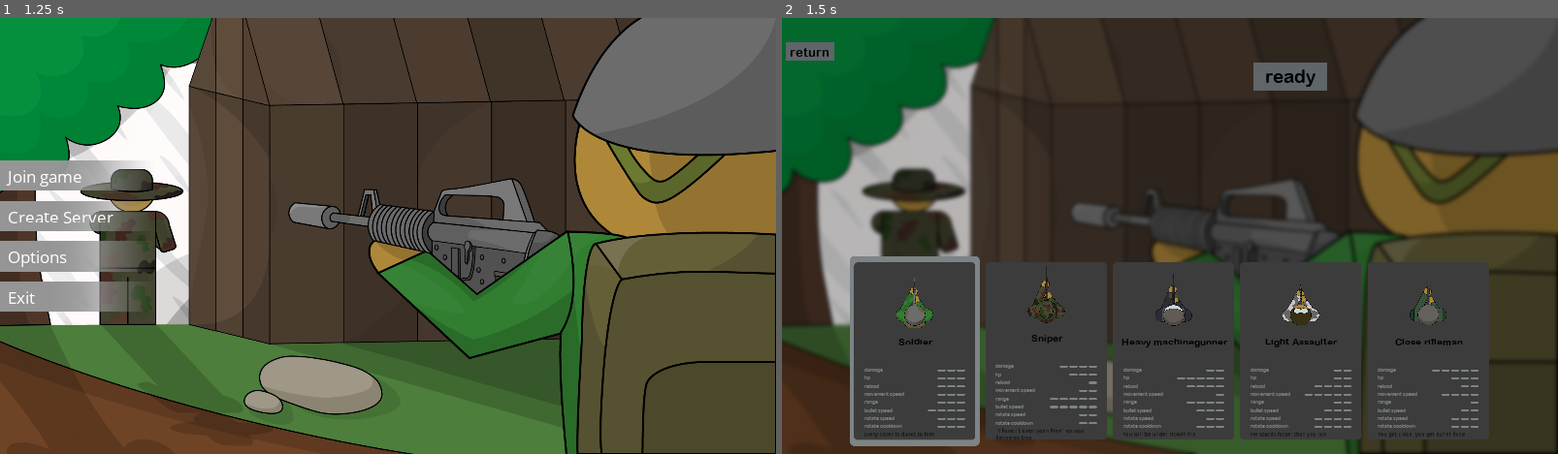
Above: before the commit, frames 1-2 (left to right).
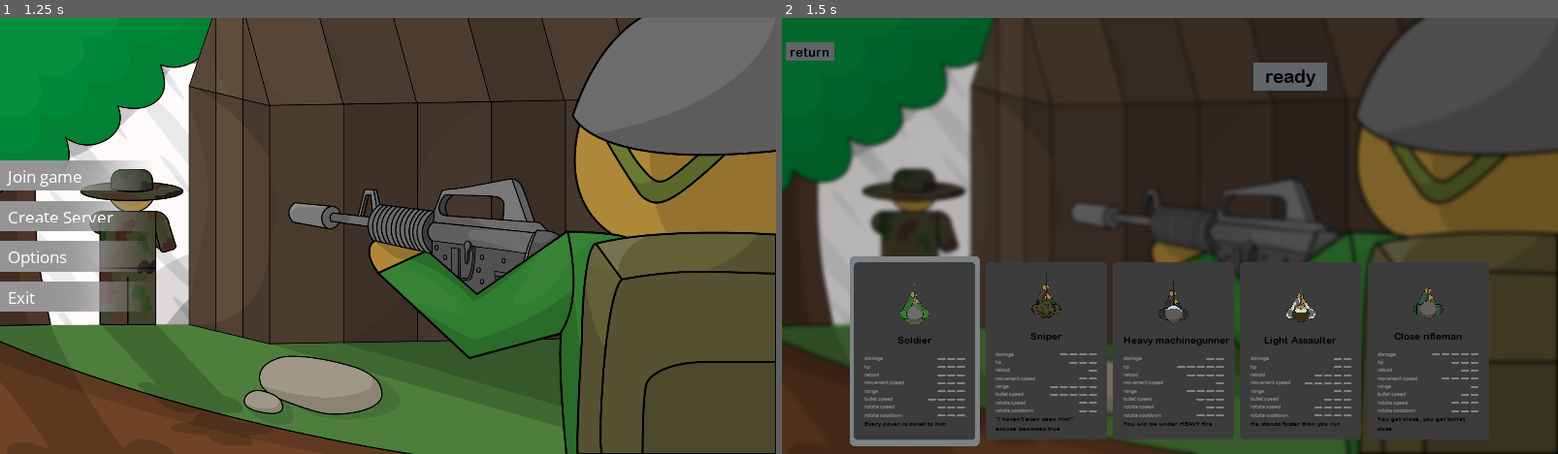
Above: after the commit, the same moments.

Repository: michalbie/Spinningeddon
Game: Godot game, scene res://Scenes/Main.tscn
Two runs of this game, one before a commit and one after it. Both use one fixed random seed, a clock stepped at 60 frames per second and the inputs below.
Inputs (mouse positions are in pixels of both pictures, inside the frame that each line leads up to):
- Up to frame 1 (1.25 s): tap Enter at 0.5 s; move the mouse to (558, 214) at 0.52 s; press the mouse at (558, 214) at 0.53 s
- Up to frame 2 (1.5 s): release the mouse at (1340, 214) at 1.25 s; click "Create Server" at 1.25 s

Frame 1 is identical in both runs. In frame 2, 3.6% of the frame differs, in the area x 10-90%, y 56-97%.
Error in both runs: Invalid get index '0' (on base: 'Dictionary'). (res://Scenes/Lobby/Lobby.gd:63)

Commit message:
Move up class statistics and resize class description

Diff:
--- a/Scenes/Lobby/Lobby.tscn
+++ b/Scenes/Lobby/Lobby.tscn
@@ -52,7 +52,7 @@
 
 [node name="TopBar" type="HBoxContainer" parent="MarginContainer/VBoxContainer"]
 margin_right = 1900.0
-margin_bottom = 49.0
+margin_bottom = 58.0
 size_flags_vertical = 0
 
 [node name="ReturnButton" parent="MarginContainer/VBoxContainer/TopBar" instance=ExtResource( 4 )]
@@ -60,9 +60,9 @@
 size_flags_vertical = 0
 
 [node name="GameStatus" type="Label" parent="MarginContainer/VBoxContainer/TopBar"]
-margin_left = 1530.0
+margin_left = 1542.0
 margin_right = 1900.0
-margin_bottom = 49.0
+margin_bottom = 58.0
 size_flags_horizontal = 10
 size_flags_vertical = 0
 custom_fonts/font = SubResource( 1 )
@@ -70,7 +70,7 @@
 text = "Game is running..."
 
 [node name="HBoxContainer" type="HSplitContainer" parent="MarginContainer/VBoxContainer"]
-margin_top = 53.0
+margin_top = 62.0
 margin_right = 1900.0
 margin_bottom = 526.0
 size_flags_vertical = 3
@@ -78,7 +78,7 @@
 
 [node name="ScrollContainer" type="ScrollContainer" parent="MarginContainer/VBoxContainer/HBoxContainer"]
 margin_right = 1145.0
-margin_bottom = 473.0
+margin_bottom = 464.0
 rect_min_size = Vector2( 350, 400 )
 size_flags_horizontal = 11
 size_flags_vertical = 3
@@ -86,14 +86,14 @@
 [node name="VBoxContainer" type="VBoxContainer" parent="MarginContainer/VBoxContainer/HBoxContainer/ScrollContainer"]
 margin_left = 1145.0
 margin_right = 1145.0
-margin_bottom = 473.0
+margin_bottom = 464.0
 size_flags_horizontal = 10
 size_flags_vertical = 3
 
 [node name="ReadyContainer" type="VBoxContainer" parent="MarginContainer/VBoxContainer/HBoxContainer"]
 margin_left = 1157.0
 margin_right = 1900.0
-margin_bottom = 473.0
+margin_bottom = 464.0
 size_flags_horizontal = 11
 size_flags_vertical = 3
 size_flags_stretch_ratio = 0.65
--- a/Scenes/Lobby/share/ClassSection.tscn
+++ b/Scenes/Lobby/share/ClassSection.tscn
@@ -7,8 +7,11 @@
 [ext_resource path="res://Scenes/Lobby/share/ClassSection.gd" type="Script" id=5]
 [ext_resource path="res://Scenes/Lobby/share/ClassStat.tscn" type="PackedScene" id=6]
 
-[sub_resource type="DynamicFont" id=3]
-size = 26
+[sub_resource type="DynamicFont" id=1]
+size = 24
+font_data = ExtResource( 2 )
+
+[sub_resource type="DynamicFont" id=2]
 font_data = ExtResource( 2 )
 
 [node name="ClassSection" type="MarginContainer"]
@@ -33,30 +36,31 @@
 texture = ExtResource( 1 )
 
 [node name="MarginContainer" type="MarginContainer" parent="CenterContainer"]
-margin_left = 25.0
-margin_top = 2.0
-margin_right = 275.0
-margin_bottom = 438.0
+margin_left = 24.0
+margin_top = 24.0
+margin_right = 274.0
+margin_bottom = 416.0
 
 [node name="VBoxContainer" type="VBoxContainer" parent="CenterContainer/MarginContainer"]
 margin_right = 250.0
-margin_bottom = 436.0
+margin_bottom = 392.0
+rect_min_size = Vector2( 250, 0 )
 
 [node name="Image" type="TextureRect" parent="CenterContainer/MarginContainer/VBoxContainer"]
-margin_left = -1.0
-margin_right = 249.0
-margin_bottom = 250.0
-rect_min_size = Vector2( 250, 250 )
+margin_left = 24.0
+margin_right = 224.0
+margin_bottom = 200.0
+rect_min_size = Vector2( 200, 200 )
 size_flags_horizontal = 4
 texture = ExtResource( 3 )
 expand = true
 
 [node name="Label" type="Label" parent="CenterContainer/MarginContainer/VBoxContainer/Image"]
 margin_left = -24.0
-margin_top = 175.166
-margin_right = 276.0
-margin_bottom = 206.166
-custom_fonts/font = SubResource( 3 )
+margin_top = 150.0
+margin_right = 223.0
+margin_bottom = 176.0
+custom_fonts/font = SubResource( 1 )
 custom_colors/font_color = Color( 0, 0, 0, 1 )
 text = "Class name"
 align = 1
@@ -65,9 +69,12 @@
 }
 
 [node name="Stats" type="VBoxContainer" parent="CenterContainer/MarginContainer/VBoxContainer"]
-margin_top = 254.0
-margin_right = 250.0
-margin_bottom = 436.0
+margin_top = 204.0
+margin_right = 250.0
+margin_bottom = 392.0
+__meta__ = {
+"_edit_use_anchors_": false
+}
 
 [node name="bullet_damage" parent="CenterContainer/MarginContainer/VBoxContainer/Stats" instance=ExtResource( 6 )]
 margin_right = 250.0
@@ -199,8 +206,9 @@
 [node name="Description" type="Label" parent="CenterContainer/MarginContainer/VBoxContainer/Stats"]
 margin_top = 168.0
 margin_right = 250.0
-margin_bottom = 182.0
+margin_bottom = 188.0
 size_flags_horizontal = 3
+custom_fonts/font = SubResource( 2 )
 custom_colors/font_color = Color( 0, 0, 0, 1 )
 autowrap = true
 
Not shown: 1 places in Scenes/Lobby/share/ClassSection.tscn that only renumber resources
